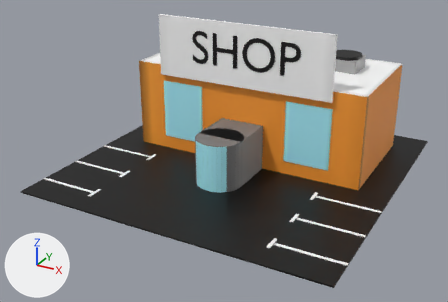
The glTF model assets/models/shop/shop.gltf, before and after one commit.
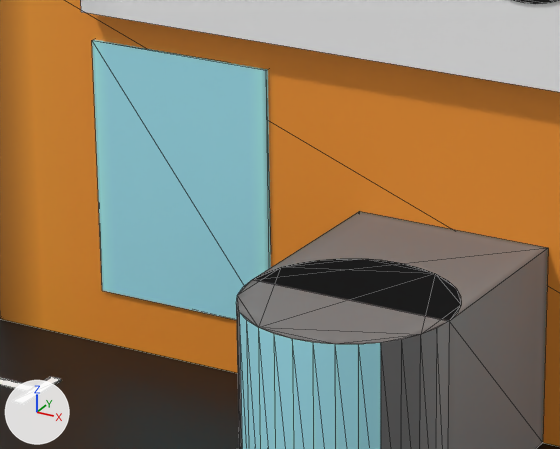
The first picture shows the older version from a 50 mm camera at (17.1, -33.6, 17.6) aimed at (-0.4, -1.8, 1.7). The close-ups show both versions on the part from 32% to 59% of the width and 24% to 56% of the height of that picture. Every picture has the same lights, and +X, +Y and +Z are marked at lower left. The close-ups show mesh edges as thin lines. Where no turn or scale is listed for an object, it has been applied to the vertices. Vertices at the same position are counted once.
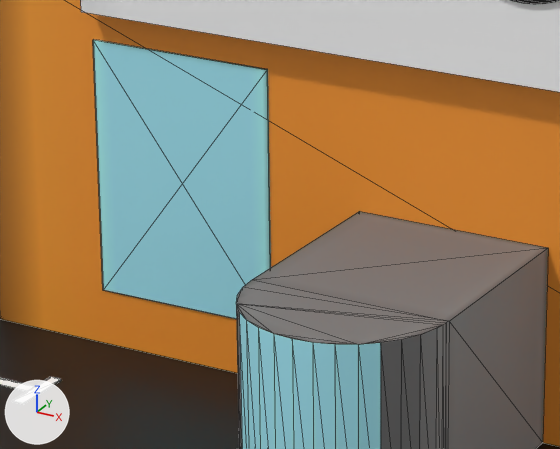
Where the change shows, as pixel boxes (x1, y1, x2, y2) in the close-ups (560 x 449 px; the box of a moved part takes in the faces that stretch with it):
part 1 of me_cube, moved or reshaped
    before: (236, 259, 461, 449)
    after: (236, 280, 449, 449)

Diff of the bpy script that builds the scene:
```diff
--- a/assets/models/shop/shop.gltf.py
+++ b/assets/models/shop/shop.gltf.py
@@ me_cube @@
 # used by ob_cube; location = (0.0, 0.0, 0.06)
-me_cube.from_pydata(...)  # 659 vertices, 860 faces; spans x -10.0..10.0, y -10.0..10.0, z -0.1..9.5
+me_cube.from_pydata(...)  # 648 vertices, 851 faces; spans x -10.0..10.0, y -10.0..10.0, z -0.1..9.5
+# me_cube part 1
+# 15 vertices are removed from x -1.5..1.5, y -2.7..-1.5, z 3.1
+# 32 faces are deleted
+# 4 vertices are added at (1.5, -3.1, 3.1), (1.5, -3.1, 0.1), (1.5, -3.1, 3.1), (1.5, -3.1, 0.1)
+# 23 new faces join them, mat_material_005 (picture img_shop_text_new)
 me_cube.materials.append(mat_material_005)
```
